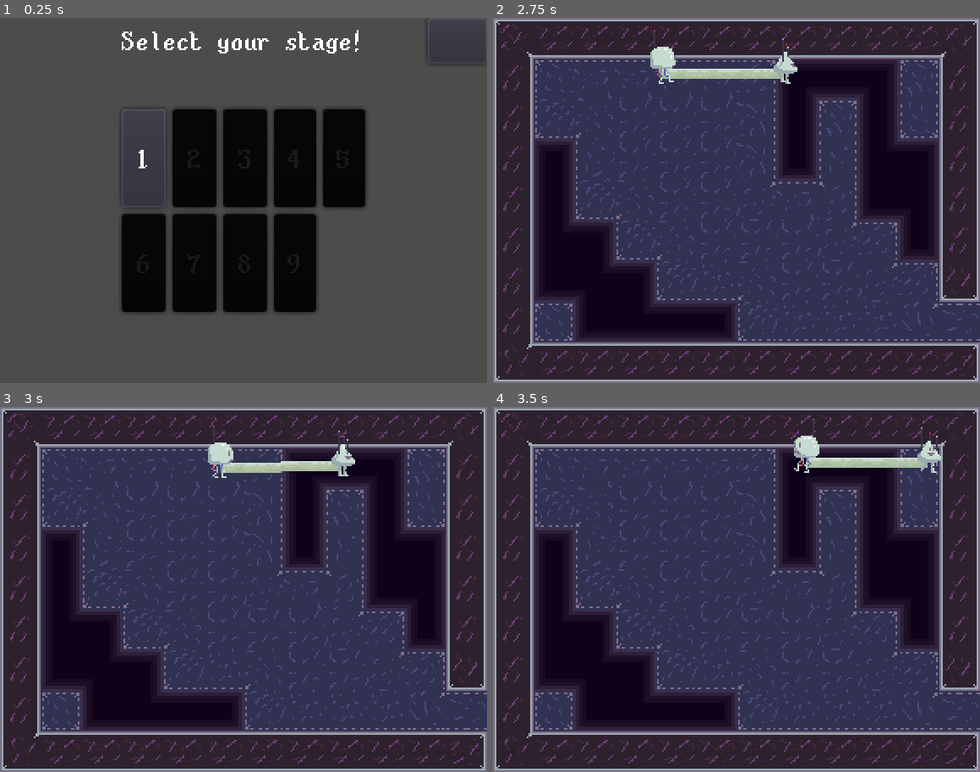
Above: before the commit, frames 1-4 (two rows, left to right).
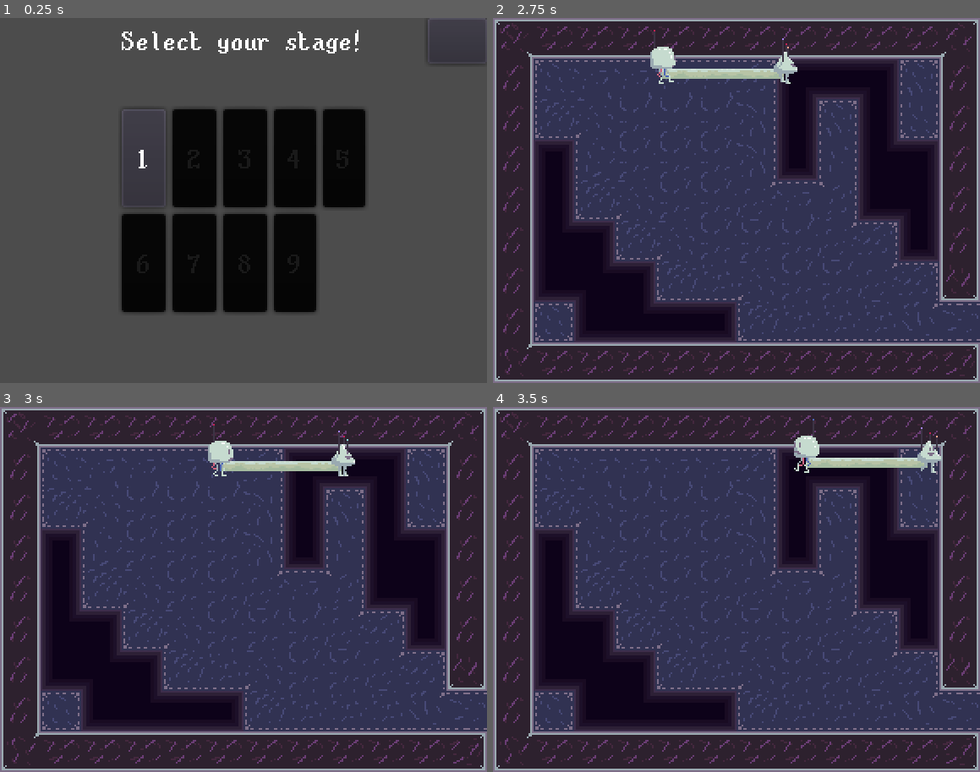
Above: after the commit, the same moments.

Repository: lilizoey/GMTK-jam-2021
Game: Godot game, scene res://UI/StageSelect.tscn
The game is run twice, just before and just after one commit, with the same random seed, the same clock (stepped at 60 frames per second) and the same inputs. The engine's default icon, where the game draws it, is replaced by a stand-in: a white triangle on a blue panel in a dark square.
Inputs (mouse positions are in pixels of both pictures, inside the frame that each line leads up to):
- Up to frame 1 (0.25 s): no input
- Up to frame 2 (2.75 s): click (950, 39) at 0.5 s; click "1" at 1.25 s; tap Enter at 2 s; hold D (move_right) from 2.03 s (still down); tap W (move_up) at 2.27 s
- Up to frame 3 (3 s): keep holding D (move_right)
- Up to frame 4 (3.5 s): keep holding D (move_right); tap W (move_up) at 3.02 s

Frames 1-2 are identical in both runs. In frame 3, 0.3% of the frame differs, in the area x 42-58%, y 4-20%; in frame 4, nothing differs.

Commit message:
Update Stage8.tscn
added level8

Diff:
--- a/Stages/Stage8.tscn
+++ b/Stages/Stage8.tscn
@@ -1,13 +1,16 @@
-[gd_scene load_steps=10 format=2]
+[gd_scene load_steps=13 format=2]
 
-[ext_resource path="res://Character/Player/HRodPlayers.tscn" type="PackedScene" id=1]
+[ext_resource path="res://Character/Player/VRodPlayers.tscn" type="PackedScene" id=1]
 [ext_resource path="res://Terrain/WallTiles.tres" type="TileSet" id=2]
 [ext_resource path="res://Misc/FinishZone.gd" type="Script" id=3]
 [ext_resource path="res://Stages/Stage.gd" type="Script" id=4]
 [ext_resource path="res://UI/StageFinished.tscn" type="PackedScene" id=5]
 [ext_resource path="res://Terrain/FloorTiles.tres" type="TileSet" id=6]
 [ext_resource path="res://Objects/Button.tscn" type="PackedScene" id=7]
+[ext_resource path="res://Objects/Door.tscn" type="PackedScene" id=8]
 [ext_resource path="res://UI/Pause.tscn" type="PackedScene" id=9]
+[ext_resource path="res://Terrain/ExitSign.tscn" type="PackedScene" id=10]
+[ext_resource path="res://Terrain/WatchOutSign.tscn" type="PackedScene" id=11]
 
 [sub_resource type="RectangleShape2D" id=1]
 extents = Vector2( 17, 24.1814 )
@@ -29,55 +32,55 @@
 collision_layer = 2
 collision_mask = 7
 format = 1
-tile_data = PoolIntArray( 0, 1, 1, 1, 1, 196610, 2, 1, 196610, 3, 1, 196610, 4, 1, 196610, 5, 1, 196610, 6, 1, 196610, 7, 1, 196610, 8, 1, 196610, 9, 1, 196610, 10, 1, 196610, 11, 1, 3, 65536, 1, 65536, 65547, 1, 65536, 131072, 1, 65536, 131083, 1, 65536, 196608, 1, 65536, 196619, 1, 65536, 262144, 1, 65536, 262155, 1, 65536, 327680, 1, 65536, 327691, 1, 65536, 393216, 1, 65536, 393227, 1, 131072, 458752, 1, 65536, 524288, 1, 131073, 524289, 1, 196610, 524290, 1, 196610, 524291, 1, 196610,  …(152 unchanged characters)…
+tile_data = PoolIntArray( 0, 1, 8, 1, 1, 6, 2, 1, 196610, 3, 1, 196610, 4, 1, 196610, 5, 1, 196610, 6, 1, 196610, 7, 1, 196610, 8, 1, 196610, 9, 1, 196610, 10, 1, 196610, 11, 1, 3, 65536, 1, 131076, 65537, 1, 196619, 65547, 1, 65536, 131072, 1, 65536, 131083, 1, 65536, 196608, 1, 65536, 196619, 1, 65536, 262144, 1, 65536, 262155, 1, 65536, 327680, 1, 65536, 327691, 1, 65536, 393216, 1, 65536, 393227, 1, 131072, 458752, 1, 65540, 458753, 1, 11, 524288, 1, 196616, 524289, 1, 196614, 524290, 1, 196610, 524291, 1, 196610,  …(152 unchanged characters)…
 
 [node name="Button" parent="." instance=ExtResource( 7 )]
-position = Vector2( 132, 120 )
+position = Vector2( 132, 132 )
+type = 2
 
 [node name="Button2" parent="Button" instance=ExtResource( 7 )]
 position = Vector2( 24, 0 )
+type = 0
 
 [node name="Button3" parent="Button" instance=ExtResource( 7 )]
 position = Vector2( 24, -24 )
+type = 0
 
 [node name="Button4" parent="Button" instance=ExtResource( 7 )]
 position = Vector2( 0, -24 )
+type = 0
 
 [node name="Button5" parent="Button" instance=ExtResource( 7 )]
 position = Vector2( -24, -24 )
+type = 0
 
 [node name="Button7" parent="Button" instance=ExtResource( 7 )]
 position = Vector2( -24, -48 )
+type = 0
 
 [node name="Button8" parent="Button" instance=ExtResource( 7 )]
 position = Vector2( 0, -48 )
+type = 0
 
 [node name="Button9" parent="Button" instance=ExtResource( 7 )]
 position = Vector2( 24, -48 )
+type = 2
 
 [node name="Button10" parent="Button" instance=ExtResource( 7 )]
 position = Vector2( 48, -48 )
+type = 0
 
 [node name="Button11" parent="Button" instance=ExtResource( 7 )]
 position = Vector2( 48, -24 )
+type = 0
 
 [node name="Button12" parent="Button" instance=ExtResource( 7 )]
 position = Vector2( 48, 0 )
-
-[node name="Button13" parent="Button" instance=ExtResource( 7 )]
-position = Vector2( 48, 24 )
-
-[node name="Button14" parent="Button" instance=ExtResource( 7 )]
-position = Vector2( 24, 24 )
-
-[node name="Button15" parent="Button" instance=ExtResource( 7 )]
-position = Vector2( 0, 24 )
-
-[node name="Button16" parent="Button" instance=ExtResource( 7 )]
-position = Vector2( -24, 24 )
+type = 0
 
 [node name="Button6" parent="Button" instance=ExtResource( 7 )]
 position = Vector2( -24, 0 )
+type = 0
 
 [node name="FinishZone" type="Area2D" parent="."]
 position = Vector2( 253, 204 )
@@ -95,16 +98,49 @@
 [node name="Pause" parent="UI" instance=ExtResource( 9 )]
 visible = false
 
-[node name="RodPlayers" parent="." instance=ExtResource( 1 )]
-position = Vector2( 76, 37 )
+[node name="Door" parent="." instance=ExtResource( 8 )]
+position = Vector2( 276, 180 )
+type = 1
+button_paths = [ NodePath("../Button"), NodePath("../Button/Button2"), NodePath("../Button/Button3"), NodePath("../Button/Button4"), NodePath("../Button/Button5"), NodePath("../Button/Button6"), NodePath("../Button/Button7"), NodePath("../Button/Button8"), NodePath("../Button/Button9"), NodePath("../Button/Button10"), NodePath("../Button/Button11"), NodePath("../Button/Button12") ]
 
-[node name="Camera2D" type="Camera2D" parent="RodPlayers"]
+[node name="Door" parent="Door" instance=ExtResource( 8 )]
+position = Vector2( -24, -96 )
+type = 1
+button_paths = [ NodePath("../../Button/Button7"), NodePath("../../Button/Button8"), NodePath("../../Button/Button9"), NodePath("../../Button/Button10") ]
+
+[node name="Door2" parent="Door" instance=ExtResource( 8 )]
+position = Vector2( -24, -72 )
+type = 1
+button_paths = [ NodePath("../../Button/Button5"), NodePath("../../Button/Button4"), NodePath("../../Button/Button3"), NodePath("../../Button/Button11") ]
+
+[node name="Door3" parent="Door" instance=ExtResource( 8 )]
+position = Vector2( -24, -48 )
+type = 1
+button_paths = [ NodePath("../../Button/Button6"), NodePath("../../Button"), NodePath("../../Button/Button2"), NodePath("../../Button/Button12") ]
+
+[node name="RodPlayers" parent="Door" instance=ExtResource( 1 )]
+position = Vector2( -228, -84 )
+
+[node name="Camera2D" type="Camera2D" parent="Door/RodPlayers"]
+position = Vector2( 28, -59 )
 current = true
 limit_left = 0
 limit_top = 0
 limit_right = 288
 limit_bottom = 216
 
+[node name="ExitSign" parent="." instance=ExtResource( 11 )]
+position = Vector2( 252, 108 )
+
+[node name="ExitSign3" parent="ExitSign" instance=ExtResource( 11 )]
+position = Vector2( 0, -24 )
+
+[node name="ExitSign" parent="ExitSign" instance=ExtResource( 11 )]
+position = Vector2( 0, 24 )
+
+[node name="ExitSign2" parent="ExitSign" instance=ExtResource( 10 )]
+position = Vector2( 0, 96 )
+
 [connection signal="both_player_reached" from="FinishZone" to="." method="_on_FinishZone_both_player_reached"]
 [connection signal="player_reached" from="FinishZone" to="." method="_on_FinishZone_player_reached"]
 [connection signal="next_level" from="UI/StageFinished" to="." method="next_level"]
